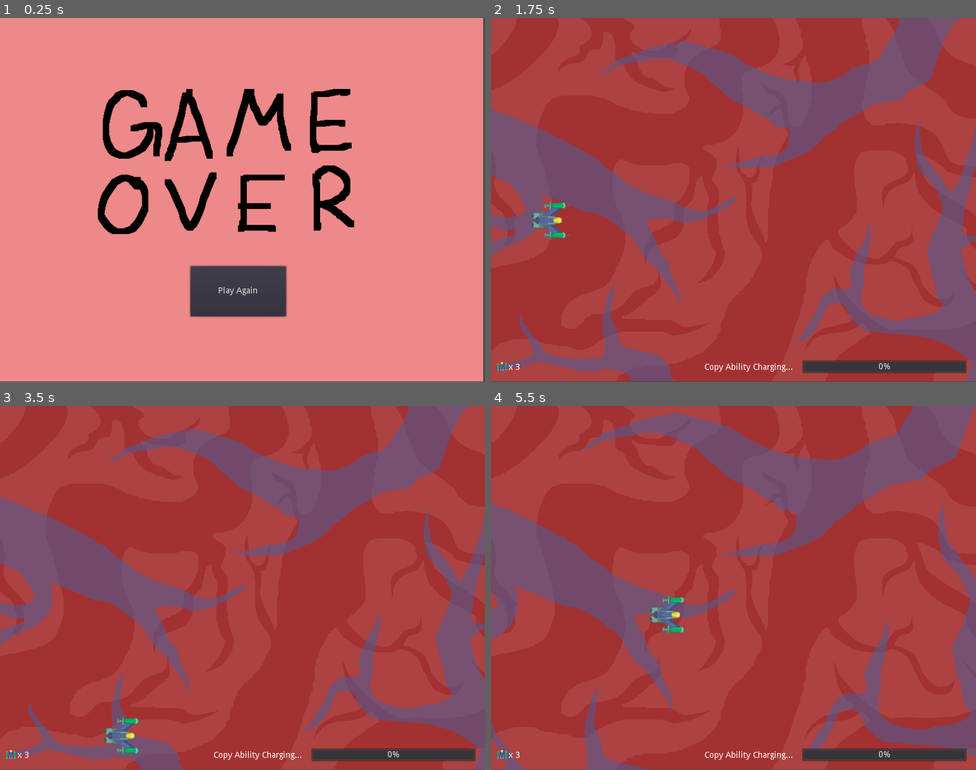
Above: before the commit, frames 1-4 (two rows, left to right).
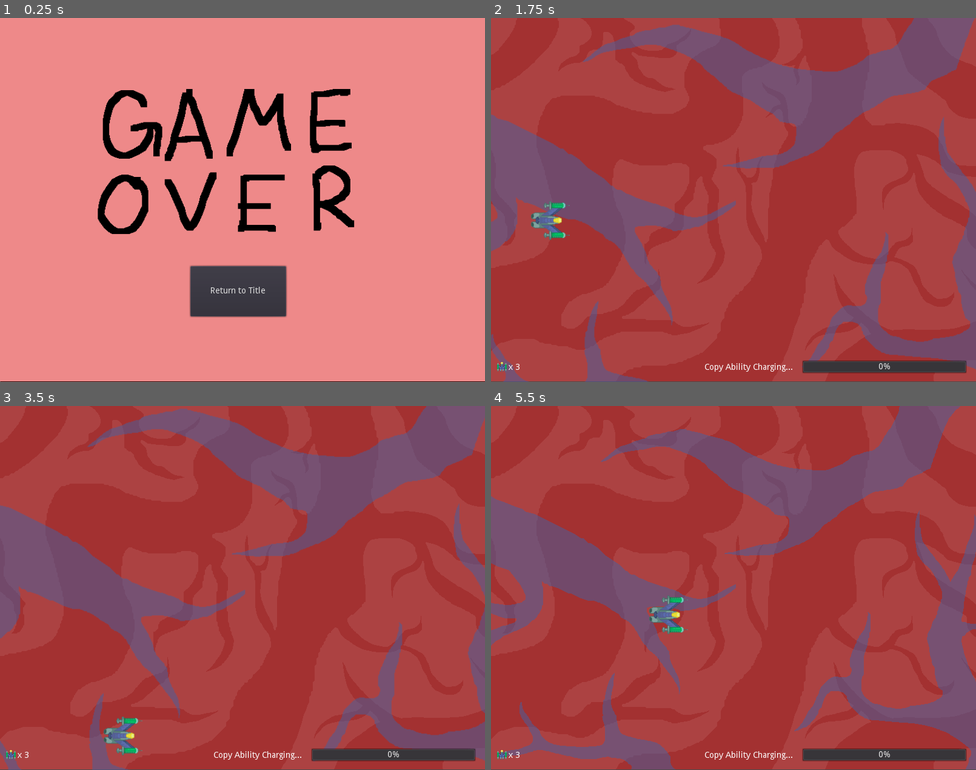
Above: after the commit, the same moments.

Repository: Yerdun/Pathogen
Game: Godot game, scene res://Assets/Scenes/Test Scenes/Game Over.tscn
Same seed, same stepped clock (60 frames per second), same inputs: the game is played once before the commit and once after it. This scene is started directly instead of the project's main scene. Sound files missing from this copy of the repository are replaced by a short silence.
Inputs (mouse positions are in pixels of both pictures, inside the frame that each line leads up to):
- Up to frame 1 (0.25 s): no input
- Up to frame 2 (1.75 s): click "Play Again" (after the commit: "Return to Title") at 0.5 s; click (728, 236) at 1.25 s, where only the run after the commit has a clickable "Play"
- Up to frame 3 (3.5 s): move the mouse to (349, 569) at 2.02 s; hold Right (ui_right) 2.03-2.78 s; hold Shift (control_focus) 2.03-2.78 s; move the mouse to (145, 606) at 2.77 s; hold Down (ui_down) from 2.78 s (still down); tap B (copy) at 2.85 s
- Up to frame 4 (5.5 s): move the mouse to (782, 507) at 3.52 s; release Down (ui_down) at 3.53 s; hold Right (ui_right) 3.53-4.28 s; hold Space (shoot) 3.53-4.28 s; move the mouse to (709, 660) at 4.27 s; hold Up (ui_up) 4.28-5.03 s; tap Shift (control_focus) at 4.35 s; move the mouse to (879, 642) at 5.02 s; hold Left (ui_left) from 5.03 s (still down); hold B (copy) from 5.03 s (still down)

The runs differ from the first frame. In frame 1, 0.6% of the frame differs, in the area x 0-100%, y 0-100%; in frame 2, 18%; in frame 3, 20%; in frame 4, 18%.

Commit message:
Modified how the Game Over screen works
The Game Over scene no longer sends you back to the main game scene, but instead returns you to the main menu. The way this was implemented also now means that the menu music plays continuously through the game over screen and the title screen.

Diff:
--- /dev/null
+++ b/Assets/Scenes/Test Scenes/Game Over.gd
@@ -0,0 +1,22 @@
+extends Node2D
+
+
+# Declare member variables here. Examples:
+# var a = 2
+# var b = "text"
+
+
+# Called when the node enters the scene tree for the first time.
+func _ready():
+	pass # Replace with function body.
+
+
+# Called every frame. 'delta' is the elapsed time since the previous frame.
+#func _process(delta):
+#	pass
+
+
+func _on_Button_pressed():
+	$Sprite.queue_free()
+	$ColorRect.queue_free()
+	$Button.queue_free()
--- a/Assets/Scenes/Test Scenes/Game Over.tscn
+++ b/Assets/Scenes/Test Scenes/Game Over.tscn
@@ -1,12 +1,16 @@
-[gd_scene load_steps=3 format=2]
+[gd_scene load_steps=4 format=2]
 
 [ext_resource path="res://Assets/Sprites/backgrounds/game over.png" type="Texture" id=1]
-[ext_resource path="res://go to test.gd" type="Script" id=2]
+[ext_resource path="res://Assets/Scenes/Test Scenes/Title.tscn" type="PackedScene" id=2]
+[ext_resource path="res://Assets/Scenes/Test Scenes/Game Over.gd" type="Script" id=3]
 
 [node name="Game Over" type="Node2D"]
+script = ExtResource( 3 )
+
+[node name="Title" parent="." instance=ExtResource( 2 )]
 
 [node name="ColorRect" type="ColorRect" parent="."]
-margin_right = 797.0
+margin_right = 924.0
 margin_bottom = 599.0
 color = Color( 0.937255, 0.541176, 0.541176, 1 )
 __meta__ = {
@@ -23,9 +27,10 @@
 margin_top = 409.286
 margin_right = 471.632
 margin_bottom = 492.286
-text = "Play Again"
-script = ExtResource( 2 )
+text = "Return to Title"
 __meta__ = {
 "_edit_use_anchors_": false
 }
+
+[connection signal="pressed" from="Button" to="." method="_on_Button_pressed"]
 [connection signal="pressed" from="Button" to="Button" method="_on_Button_pressed"]
